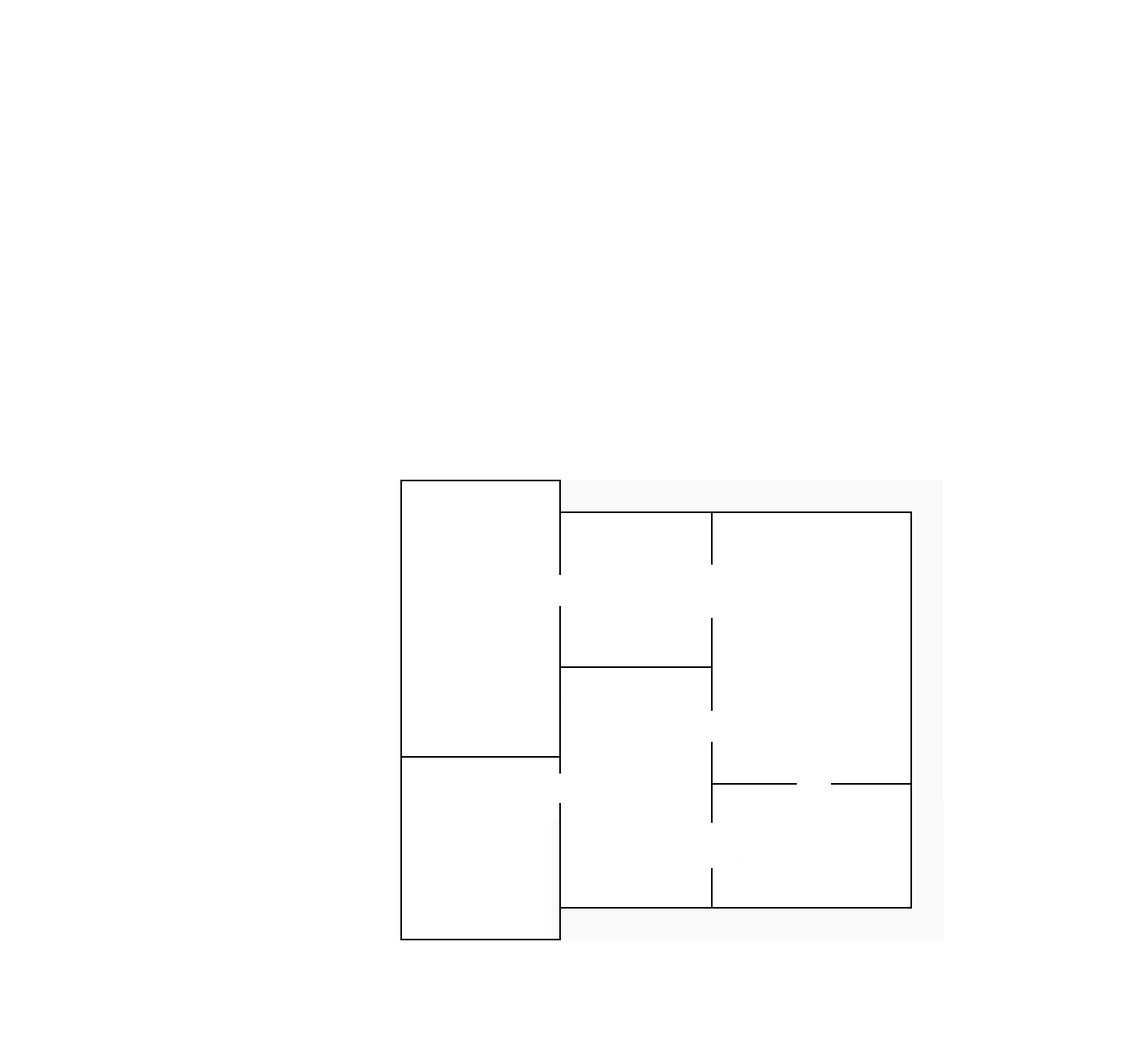
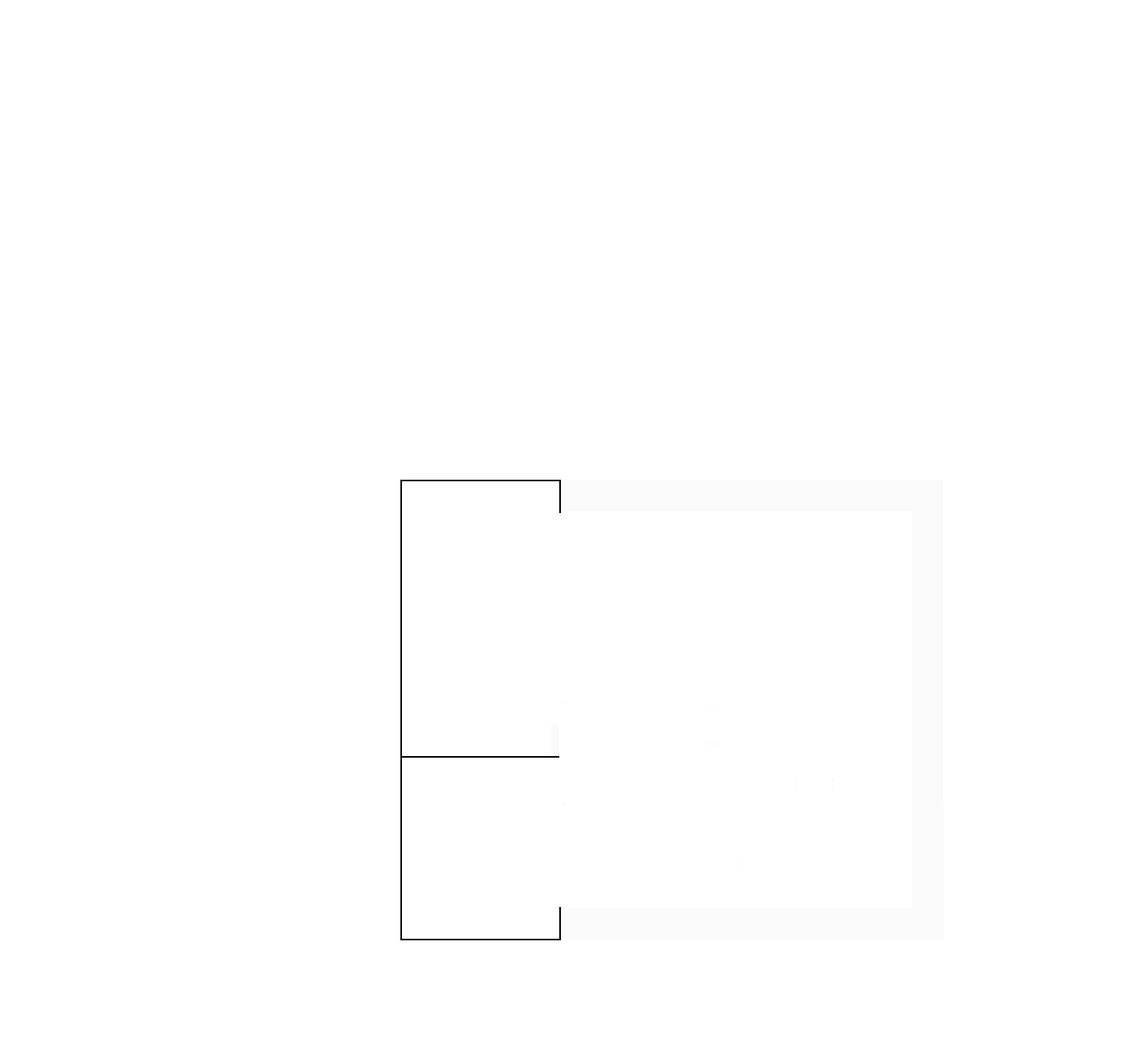
Layered file, before and after one edit (1144x1042). Changes by layer:
added layer "manobstacles ARENA A" above "manobstacles" over [551, 511, 912, 939]
hid "manobstacles" over [551, 511, 912, 939]
hid "heightmap.pgm" over [551, 511, 912, 939]
